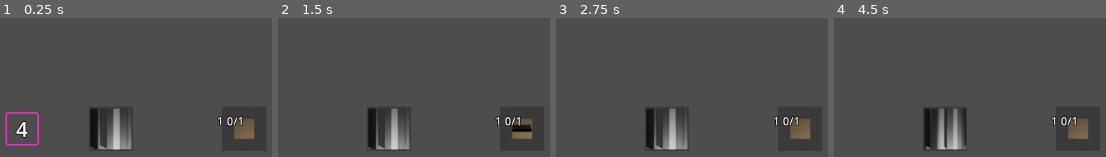
Above: before the commit, frames 1-4 (left to right).
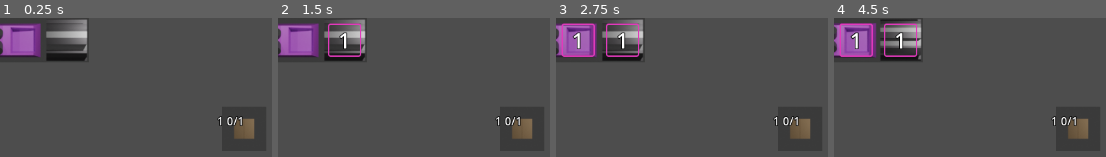
Above: after the commit, the same moments.

Repository: makreth/tiltedgjfeb
Game: Godot game, scene res://root.tscn
Same seed, same stepped clock (60 frames per second), same inputs: the game is played once before the commit and once after it.
Inputs (mouse positions are in pixels of both pictures, inside the frame that each line leads up to):
- Up to frame 1 (0.25 s): no input
- Up to frame 2 (1.5 s): drag from (299, 129) to (522, 129) at 0.52 s; drag from (outside the picture) to (522, 129) at 1.27 s
- Up to frame 3 (2.75 s): move the mouse to (outside the picture) at 2.02 s; click (outside the picture) at 2.17 s
- Up to frame 4 (4.5 s): drag from (outside the picture) to (1078, 129) at 2.77 s; move the mouse to (outside the picture) at 3.52 s; click (outside the picture) at 3.67 s; drag from (outside the picture) to (outside the picture) at 4.27 s

The runs differ from the first frame. In frame 1, 11% of the frame differs, in the area x 0-94%, y 1-95%; in frame 2, 10%; in frame 3, 9.8%; in frame 4, 11%, in the area x 0-94%, y 0-95%.

Commit message:
music assets

Diff:
--- /dev/null
+++ b/Resources/sprites/unary_machine.tres
@@ -0,0 +1,110 @@
+[gd_resource type="SpriteFrames" load_steps=26 format=3 uid="uid://mh22nx38gjr7"]
+
+[ext_resource type="Texture2D" uid="uid://4v4jvygpdhe1" path="res://Assets/machine-2op/0001.png" id="1_55mku"]
+[ext_resource type="Texture2D" uid="uid://jv6htu5vhlc7" path="res://Assets/machine-2op/0002.png" id="2_ncxsg"]
+[ext_resource type="Texture2D" uid="uid://ch21axofqgbh" path="res://Assets/machine-2op/0003.png" id="3_ixpkd"]
+[ext_resource type="Texture2D" uid="uid://dy3ledgg600ch" path="res://Assets/machine-2op/0004.png" id="4_wo7av"]
+[ext_resource type="Texture2D" uid="uid://buje16iqft8yt" path="res://Assets/machine-2op/0005.png" id="5_vdn6r"]
+[ext_resource type="Texture2D" uid="uid://nx27fyhr3y77" path="res://Assets/machine-2op/0006.png" id="6_dnplw"]
+[ext_resource type="Texture2D" uid="uid://c6sswr715hur8" path="res://Assets/machine-2op/0007.png" id="7_anais"]
+[ext_resource type="Texture2D" uid="uid://b38yg5cjyvhpr" path="res://Assets/machine-2op/0008.png" id="8_ad7rr"]
+[ext_resource type="Texture2D" uid="uid://d2tfqiti6yg6" path="res://Assets/machine-2op/0009.png" id="9_18pax"]
+[ext_resource type="Texture2D" uid="uid://cr6d6g6sul3y7" path="res://Assets/machine-2op/0010.png" id="10_vx16u"]
+[ext_resource type="Texture2D" uid="uid://pbx3eg77qwa4" path="res://Assets/machine-2op/0011.png" id="11_ntxv0"]
+[ext_resource type="Texture2D" uid="uid://86dryoyrtkhf" path="res://Assets/machine-2op/0012.png" id="12_14yto"]
+[ext_resource type="Texture2D" uid="uid://c0bpus7i8iki" path="res://Assets/machine-2op/0013.png" id="13_yqmp8"]
+[ext_resource type="Texture2D" uid="uid://8sjv8v15fksl" path="res://Assets/machine-2op/0014.png" id="14_k8wev"]
+[ext_resource type="Texture2D" uid="uid://cjwuos75tch2p" path="res://Assets/machine-2op/0015.png" id="15_7lojg"]
+[ext_resource type="Texture2D" uid="uid://gasq1qfsnt10" path="res://Assets/machine-2op/0016.png" id="16_8irtr"]
+[ext_resource type="Texture2D" uid="uid://cuhj203f78mug" path="res://Assets/machine-2op/0017.png" id="17_o3wlx"]
+[ext_resource type="Texture2D" uid="uid://bb2oelkrf364x" path="res://Assets/machine-2op/0018.png" id="18_s1djj"]
+[ext_resource type="Texture2D" uid="uid://c3alu8sildckv" path="res://Assets/machine-2op/0019.png" id="19_6ietc"]
+[ext_resource type="Texture2D" uid="uid://ipxbngfrdjt0" path="res://Assets/machine-2op/0020.png" id="20_3tbri"]
+[ext_resource type="Texture2D" uid="uid://p4gcyxrolrbk" path="res://Assets/machine-2op/0021.png" id="21_aw8rt"]
+[ext_resource type="Texture2D" uid="uid://cgs1tlbkrj8g1" path="res://Assets/machine-2op/0022.png" id="22_7rpfk"]
+[ext_resource type="Texture2D" uid="uid://q2ot7ypw6xjw" path="res://Assets/machine-2op/0023.png" id="23_vf1af"]
+[ext_resource type="Texture2D" uid="uid://b45cq5pnxb6hd" path="res://Assets/machine-2op/0024.png" id="24_upok8"]
+[ext_resource type="Texture2D" uid="uid://d2pgvnjent2c" path="res://Assets/machine-2op/0025.png" id="25_vljsk"]
+
+[resource]
+animations = [{
+"frames": [{
+"duration": 1.0,
+"texture": ExtResource("1_55mku")
+}, {
+"duration": 1.0,
+"texture": ExtResource("2_ncxsg")
+}, {
+"duration": 1.0,
+"texture": ExtResource("3_ixpkd")
+}, {
+"duration": 1.0,
+"texture": ExtResource("4_wo7av")
+}, {
+"duration": 1.0,
+"texture": ExtResource("5_vdn6r")
+}, {
+"duration": 1.0,
+"texture": ExtResource("6_dnplw")
+}, {
+"duration": 1.0,
+"texture": ExtResource("7_anais")
+}, {
+"duration": 1.0,
+"texture": ExtResource("8_ad7rr")
+}, {
+"duration": 1.0,
+"texture": ExtResource("9_18pax")
+}, {
+"duration": 1.0,
+"texture": ExtResource("10_vx16u")
+}, {
+"duration": 1.0,
+"texture": ExtResource("11_ntxv0")
+}, {
+"duration": 1.0,
+"texture": ExtResource("12_14yto")
+}, {
+"duration": 1.0,
+"texture": ExtResource("13_yqmp8")
+}, {
+"duration": 1.0,
+"texture": ExtResource("14_k8wev")
+}, {
+"duration": 1.0,
+"texture": ExtResource("15_7lojg")
+}, {
+"duration": 1.0,
+"texture": ExtResource("16_8irtr")
+}, {
+"duration": 1.0,
+"texture": ExtResource("17_o3wlx")
+}, {
+"duration": 1.0,
+"texture": ExtResource("18_s1djj")
+}, {
+"duration": 1.0,
+"texture": ExtResource("19_6ietc")
+}, {
+"duration": 1.0,
+"texture": ExtResource("20_3tbri")
+}, {
+"duration": 1.0,
+"texture": ExtResource("21_aw8rt")
+}, {
+"duration": 1.0,
+"texture": ExtResource("22_7rpfk")
+}, {
+"duration": 1.0,
+"texture": ExtResource("23_vf1af")
+}, {
+"duration": 1.0,
+"texture": ExtResource("24_upok8")
+}, {
+"duration": 1.0,
+"texture": ExtResource("25_vljsk")
+}],
+"loop": true,
+"name": &"default",
+"speed": 20.0
+}]
--- /dev/null
+++ b/SavedNodes/conveyor_belt.tscn
@@ -0,0 +1,21 @@
+[gd_scene load_steps=4 format=3 uid="uid://b7xyong4wg3if"]
+
+[ext_resource type="Script" uid="uid://b3hur6k6v8ntd" path="res://Scripts/item_mover.gd" id="1_24fe4"]
+[ext_resource type="SpriteFrames" uid="uid://dq0l0jdkd6j57" path="res://Resources/sprites/gear_rotate.tres" id="2_rk72j"]
+
+[sub_resource type="RectangleShape2D" id="RectangleShape2D_pq8q7"]
+size = Vector2(6, 6)
+
+[node name="ConveyorBelt" type="Area2D"]
+script = ExtResource("1_24fe4")
+metadata/_edit_group_ = true
+
+[node name="Sprite" type="AnimatedSprite2D" parent="."]
+z_index = 1
+sprite_frames = ExtResource("2_rk72j")
+animation = &"gear_up"
+frame_progress = 0.40904468
+
+[node name="CollisionShape2D" type="CollisionShape2D" parent="."]
+visible = false
+shape = SubResource("RectangleShape2D_pq8q7")
--- /dev/null
+++ b/SavedNodes/conveyor_input.tscn
@@ -0,0 +1,48 @@
+[gd_scene load_steps=5 format=3 uid="uid://c3xknhixya5sn"]
+
+[ext_resource type="Script" uid="uid://wfmgmxm8gjj1" path="res://Scripts/Input.gd" id="1_rnog4"]
+[ext_resource type="SpriteFrames" uid="uid://cbf2gkb3570ug" path="res://Resources/sprites/box.tres" id="2_sa144"]
+
+[sub_resource type="RectangleShape2D" id="RectangleShape2D_pq8q7"]
+size = Vector2(6, 6)
+
+[sub_resource type="LabelSettings" id="LabelSettings_vvh5c"]
+outline_size = 4
+outline_color = Color(0, 0, 0, 1)
+
+[node name="ConveyorInput" type="Area2D"]
+script = ExtResource("1_rnog4")
+metadata/_edit_group_ = true
+
+[node name="Sprite" type="AnimatedSprite2D" parent="."]
+sprite_frames = ExtResource("2_sa144")
+frame = 1
+frame_progress = 0.89139694
+
+[node name="CollisionShape2D" type="CollisionShape2D" parent="."]
+visible = false
+shape = SubResource("RectangleShape2D_pq8q7")
+
+[node name="Score" type="HBoxContainer" parent="."]
+layout_direction = 2
+anchors_preset = 3
+anchor_left = 1.0
+anchor_top = 1.0
+anchor_right = 1.0
+anchor_bottom = 1.0
+offset_left = -39.0
+offset_top = -23.0
+grow_horizontal = 0
+grow_vertical = 0
+
+[node name="TargetLabel" type="Label" parent="Score"]
+layout_mode = 2
+text = "1"
+label_settings = SubResource("LabelSettings_vvh5c")
+vertical_alignment = 1
+
+[node name="DepoLabel" type="Label" parent="Score"]
+layout_mode = 2
+text = "0/3"
+label_settings = SubResource("LabelSettings_vvh5c")
+vertical_alignment = 1
--- /dev/null
+++ b/SavedNodes/number_item.tscn
@@ -0,0 +1,60 @@
+[gd_scene load_steps=5 format=3 uid="uid://b4mapyxpbm7ri"]
+
+[ext_resource type="Script" uid="uid://mumyd4xeauhs" path="res://Scripts/drag_script.gd" id="1_lcje1"]
+
+[sub_resource type="RectangleShape2D" id="RectangleShape2D_vho56"]
+size = Vector2(48, 48)
+
+[sub_resource type="StyleBoxFlat" id="StyleBoxFlat_pq8q7"]
+bg_color = Color(0.6, 0.6, 0.6, 0)
+border_width_left = 2
+border_width_top = 2
+border_width_right = 2
+border_width_bottom = 2
+border_color = Color(0.88047445, 0.2257067, 0.73494333, 1)
+corner_radius_top_left = 3
+corner_radius_top_right = 3
+corner_radius_bottom_right = 3
+corner_radius_bottom_left = 3
+
+[sub_resource type="LabelSettings" id="LabelSettings_pyidc"]
+line_spacing = 0.0
+font_size = 30
+outline_size = 4
+outline_color = Color(0, 0, 0, 1)
+
+[node name="NumberItem" type="Area2D"]
+z_index = 5
+script = ExtResource("1_lcje1")
+value = 4
+metadata/_edit_group_ = true
+
+[node name="CollisionShape2D" type="CollisionShape2D" parent="."]
+shape = SubResource("RectangleShape2D_vho56")
+
+[node name="LabelBox" type="PanelContainer" parent="."]
+layout_direction = 2
+anchors_preset = 8
+anchor_left = 0.5
+anchor_top = 0.5
+anchor_right = 0.5
+anchor_bottom = 0.5
+offset_left = -24.0
+offset_top = -24.0
+offset_right = 24.0
+offset_bottom = 24.0
+grow_horizontal = 2
+grow_vertical = 2
+mouse_filter = 2
+theme_override_styles/panel = SubResource("StyleBoxFlat_pq8q7")
+
+[node name="Label" type="Label" parent="LabelBox"]
+layout_direction = 2
+layout_mode = 2
+text = "1"
+label_settings = SubResource("LabelSettings_pyidc")
+horizontal_alignment = 1
+vertical_alignment = 1
+clip_text = true
+
+[connection signal="input_event" from="." to="." method="_on_StaticBody2D_input_event"]
--- /dev/null
+++ b/Scripts/Output.gd
@@ -0,0 +1,27 @@
+class_name ConveyorOutput extends ConveyorBelt
+
+@export
+var weights : PackedFloat32Array = [
+	1
+]
+
+@export
+var rootNodePath = ^"/root/Root"
+
+@export
+var NumberItem = preload("res://SavedNodes/number_item.tscn")
+
+var rootNode
+var rng : RandomNumberGenerator
+
+func _ready() -> void:
+	super()
+	timer.timeout.connect(_create_item)
+	rootNode = get_node(rootNodePath)
+	rng = RandomNumberGenerator.new()
+
+func _create_item() -> void:
+	var newItem = NumberItem.instantiate() as Item
+	newItem.global_position = self.global_position
+	newItem.value = rng.rand_weighted(weights) + 1
+	rootNode.add_child(newItem)
--- a/Scripts/item_mover.gd
+++ b/Scripts/item_mover.gd
@@ -15,6 +15,7 @@
 var _should_push = false
 
 var sprite : AnimatedSprite2D
+var timer : Timer
 
 var _angle_mapping = {
 	Facing.INPUT : 0,
@@ -32,16 +33,13 @@
 }
 
 func _ready() -> void:
-	var timer : Timer = get_node_or_null(stepTimerPath)
+	timer = get_node_or_null(stepTimerPath)
 	if not timer:
 		push_error("Timer not found.")
 		return
 	timer.timeout.connect(_toggle_should_push)
 
 	sprite = get_node_or_null(spritePath)
-
-	if sprite:
-		sprite.transform = sprite.transform.rotated(_angle_mapping[facing])
 
 	sprite.play()
 
--- a/root.tscn
+++ b/root.tscn
@@ -1,38 +1,12 @@
-[gd_scene load_steps=11 format=3 uid="uid://bkwm3a1igrgc2"]
+[gd_scene load_steps=6 format=3 uid="uid://bkwm3a1igrgc2"]
 
-[ext_resource type="Script" uid="uid://mumyd4xeauhs" path="res://Scripts/drag_script.gd" id="1_pq8q7"]
-[ext_resource type="Script" uid="uid://b3hur6k6v8ntd" path="res://Scripts/item_mover.gd" id="2_vvh5c"]
-[ext_resource type="SpriteFrames" uid="uid://dq0l0jdkd6j57" path="res://Resources/sprites/gear_rotate.tres" id="3_vvh5c"]
-[ext_resource type="SpriteFrames" uid="uid://cbf2gkb3570ug" path="res://Resources/sprites/box.tres" id="4_28aoi"]
-[ext_resource type="Script" uid="uid://wfmgmxm8gjj1" path="res://Scripts/Input.gd" id="4_jnlp7"]
+[ext_resource type="PackedScene" uid="uid://b7xyong4wg3if" path="res://SavedNodes/conveyor_belt.tscn" id="2_l8v81"]
+[ext_resource type="PackedScene" uid="uid://c3xknhixya5sn" path="res://SavedNodes/conveyor_input.tscn" id="3_jnlp7"]
+[ext_resource type="Script" uid="uid://bh82res0btl5n" path="res://Scripts/Output.gd" id="4_l8v81"]
+[ext_resource type="SpriteFrames" uid="uid://mh22nx38gjr7" path="res://Resources/sprites/unary_machine.tres" id="6_l8v81"]
 
-[sub_resource type="RectangleShape2D" id="RectangleShape2D_vho56"]
-size = Vector2(48, 48)
-
-[sub_resource type="StyleBoxFlat" id="StyleBoxFlat_pq8q7"]
-bg_color = Color(0.6, 0.6, 0.6, 0)
-border_width_left = 2
-border_width_top = 2
-border_width_right = 2
-border_width_bottom = 2
-border_color = Color(0.88047445, 0.2257067, 0.73494333, 1)
-corner_radius_top_left = 3
-corner_radius_top_right = 3
-corner_radius_bottom_right = 3
-corner_radius_bottom_left = 3
-
-[sub_resource type="LabelSettings" id="LabelSettings_pyidc"]
-line_spacing = 0.0
-font_size = 30
-outline_size = 4
-outline_color = Color(0, 0, 0, 1)
-
-[sub_resource type="RectangleShape2D" id="RectangleShape2D_pq8q7"]
-size = Vector2(6, 6)
-
-[sub_resource type="LabelSettings" id="LabelSettings_vvh5c"]
-outline_size = 4
-outline_color = Color(0, 0, 0, 1)
+[sub_resource type="RectangleShape2D" id="RectangleShape2D_jnlp7"]
+size = Vector2(8, 8)
 
 [node name="Root" type="Node2D"]
 
@@ -40,93 +14,22 @@
 wait_time = 1.3299999999999998
 autostart = true
 
-[node name="NumberItem" type="Area2D" parent="."]
-z_index = 5
-position = Vector2(32, 160)
-script = ExtResource("1_pq8q7")
-value = 4
+[node name="ConveyorBelt" parent="." instance=ExtResource("2_l8v81")]
+position = Vector2(96, 32)
 
-[node name="CollisionShape2D" type="CollisionShape2D" parent="NumberItem"]
-shape = SubResource("RectangleShape2D_vho56")
+[node name="ConveyorInput" parent="." instance=ExtResource("3_jnlp7")]
+position = Vector2(352, 160)
 
-[node name="LabelBox" type="PanelContainer" parent="NumberItem"]
-layout_direction = 2
-anchors_preset = 8
-anchor_left = 0.5
-anchor_top = 0.5
-anchor_right = 0.5
-anchor_bottom = 0.5
-offset_left = -24.0
-offset_top = -24.0
-offset_right = 24.0
-offset_bottom = 24.0
-grow_horizontal = 2
-grow_vertical = 2
-mouse_filter = 2
-theme_override_styles/panel = SubResource("StyleBoxFlat_pq8q7")
-
-[node name="Label" type="Label" parent="NumberItem/LabelBox"]
-layout_direction = 2
-layout_mode = 2
-text = "1"
-label_settings = SubResource("LabelSettings_pyidc")
-horizontal_alignment = 1
-vertical_alignment = 1
-clip_text = true
-
-[node name="ConveyorBelt" type="Area2D" parent="."]
-position = Vector2(160, 160)
-script = ExtResource("2_vvh5c")
-
-[node name="Sprite" type="AnimatedSprite2D" parent="ConveyorBelt"]
-sprite_frames = ExtResource("3_vvh5c")
-animation = &"gear_up"
-frame_progress = 0.40904468
-
-[node name="CollisionShape2D" type="CollisionShape2D" parent="ConveyorBelt"]
-visible = false
-shape = SubResource("RectangleShape2D_pq8q7")
-
-[node name="ConveyorInput" type="Area2D" parent="."]
-position = Vector2(352, 160)
-script = ExtResource("4_jnlp7")
+[node name="NumberGen" type="Area2D" parent="."]
+position = Vector2(32, 32)
+script = ExtResource("4_l8v81")
 metadata/_edit_group_ = true
 
-[node name="Sprite" type="AnimatedSprite2D" parent="ConveyorInput"]
-sprite_frames = ExtResource("4_28aoi")
-frame = 1
-frame_progress = 0.89139694
+[node name="Sprite" type="AnimatedSprite2D" parent="NumberGen"]
+position = Vector2(-32, 0)
+sprite_frames = ExtResource("6_l8v81")
+frame = 17
+frame_progress = 0.0052559907
 
-[node name="CollisionShape2D" type="CollisionShape2D" parent="ConveyorInput"]
-visible = false
-shape = SubResource("RectangleShape2D_pq8q7")
-
-[node name="Score" type="HBoxContainer" parent="ConveyorInput"]
-layout_direction = 2
-anchors_preset = 3
-anchor_left = 1.0
-anchor_top = 1.0
-anchor_right = 1.0
-anchor_bottom = 1.0
-offset_left = -39.0
-offset_top = -23.0
-grow_horizontal = 0
-grow_vertical = 0
-
-[node name="TargetLabel" type="Label" parent="ConveyorInput/Score"]
-layout_mode = 2
-text = "1"
-label_settings = SubResource("LabelSettings_vvh5c")
-vertical_alignment = 1
-
-[node name="DepoLabel" type="Label" parent="ConveyorInput/Score"]
-layout_mode = 2
-text = "0/3"
-label_settings = SubResource("LabelSettings_vvh5c")
-vertical_alignment = 1
-
-[node name="NumberGen" type="Node2D" parent="."]
-
-[node name="AnimatedSprite2D" type="AnimatedSprite2D" parent="NumberGen"]
-
-[connection signal="input_event" from="NumberItem" to="NumberItem" method="_on_StaticBody2D_input_event"]
+[node name="CollisionShape2D" type="CollisionShape2D" parent="NumberGen"]
+shape = SubResource("RectangleShape2D_jnlp7")
Not shown, added: Scripts/Output.gd.uid
Not shown, removed: .helix/languages.toml
Not shown, added: Assets/JazzStems/Jazz1_Bass_110BPM_4-4_L16M_Pattern1 .wav
Not shown, added: Assets/JazzStems/Jazz1_Bass_110BPM_4-4_L16M_Pattern2.wav
Not shown, added: Assets/JazzStems/Jazz1_Bass_110BPM_4-4_L16M_Pattern3.wav
Not shown, added: Assets/JazzStems/Jazz1_Bass_110BPM_4-4_L16M_Pattern4.wav
Not shown, added: Assets/JazzStems/Jazz1_Percussion_110BPM_4-4_L16M_Pattern1.wav
Not shown, added: Assets/JazzStems/Jazz1_Percussion_110BPM_4-4_L16M_Pattern2.wav
Not shown, added: Assets/JazzStems/Jazz1_Percussion_110BPM_4-4_L16M_Pattern3.wav
Not shown, added: Assets/JazzStems/Jazz1_Percussion_110BPM_4-4_L16M_Pattern4.wav
Not shown, added: Assets/JazzStems/Jazz1_Percussion_110BPM_4-4_L16M_Pattern5.wav
Not shown, added: Assets/JazzStems/Jazz1_Piano_110BPM_4-4_L16M_Pattern1.wav
(and 3 more such lines)
